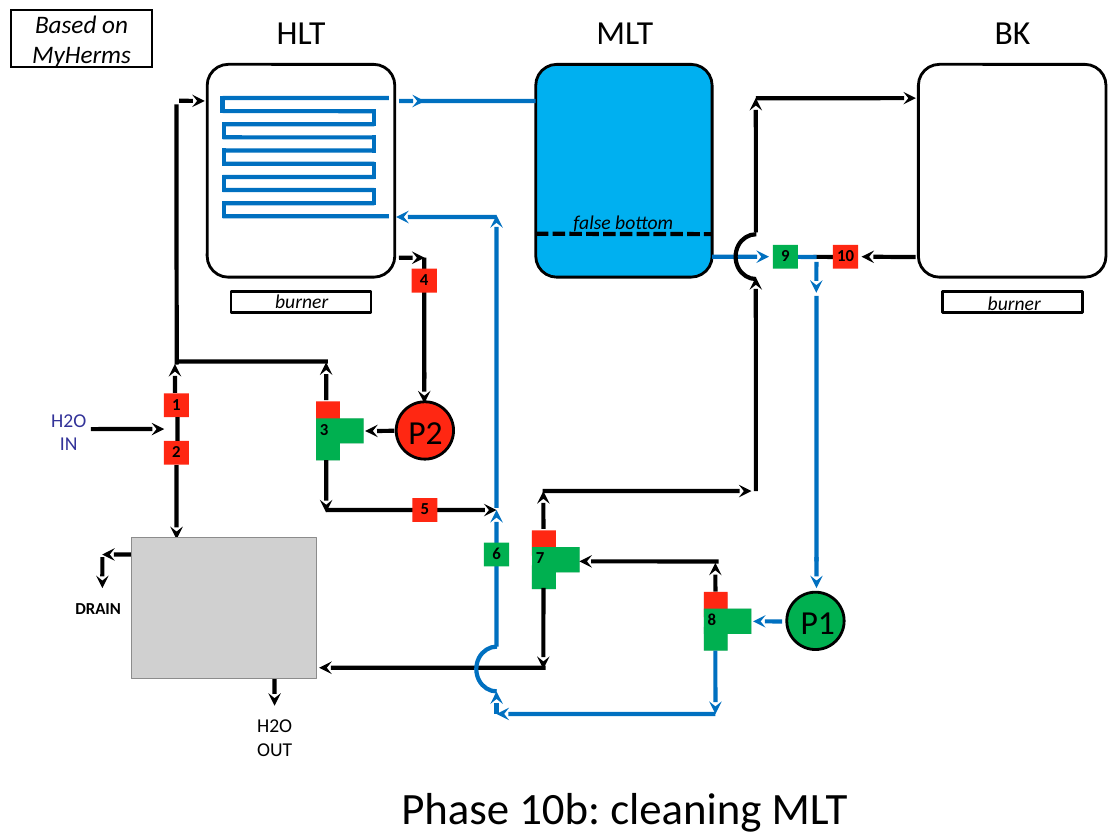
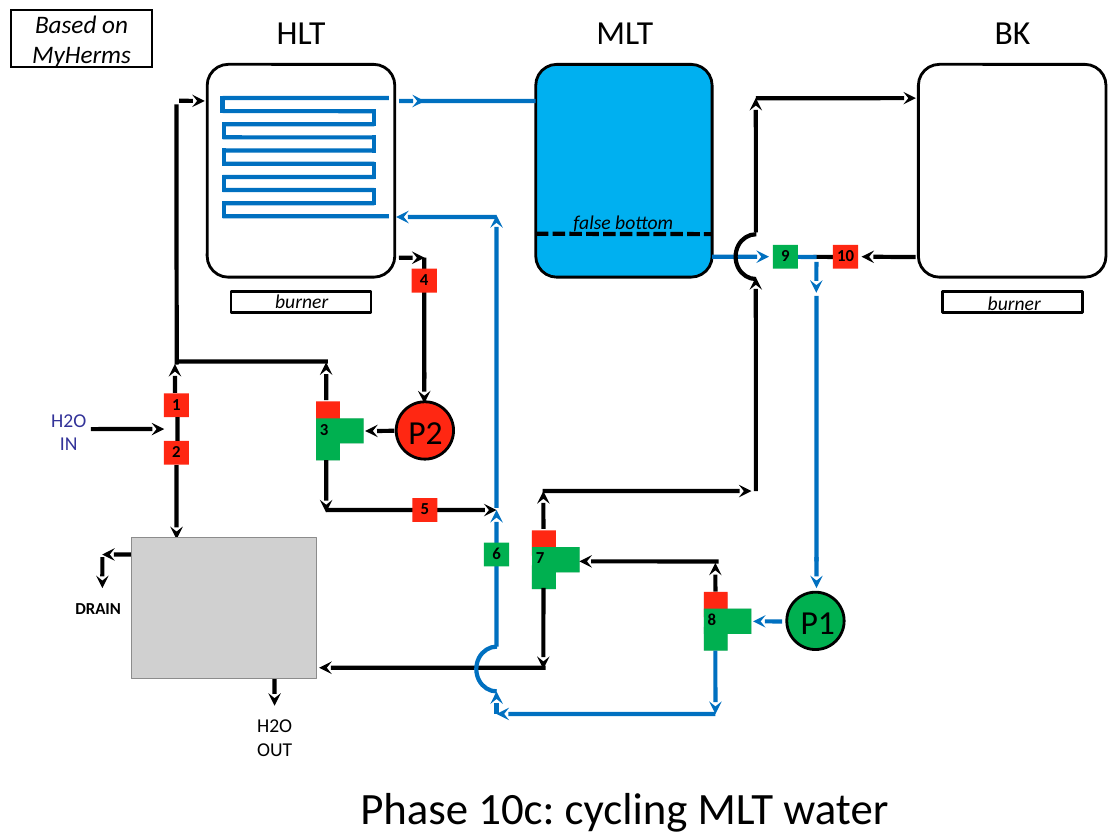
Before and after one commit to Bobstin/AutomatedBrewery, a slide deck: slide 15 of designdiagrams/Plumbing Diagram.pptx (slide 14 before the commit). Drawn at 1120x840 pixels with LibreOffice and Linux fonts; fonts in the diff are those of the drawing; grey boxes stand for pictures. Boxes give left, top, right and bottom in pixels: in the first picture for what was removed or moved away, otherwise in the second. Text is boxed around its words. In the diff, an @@ line names an element or a change of style, - is before the commit and + after.

Commit message:
Updates plumbing diagram to reflect new cleaning cycle

```diff
--- a/designdiagrams/Plumbing Diagram.pptx
+++ b/designdiagrams/Plumbing Diagram.pptx
@@ text at <box>360,793,888,832</box>: text changed @@
-Phase 10b: cleaning MLT
+Phase 10c: cycling MLT water
```
Also in this commit, not shown: 5 other slides changed, 2 slides added.
